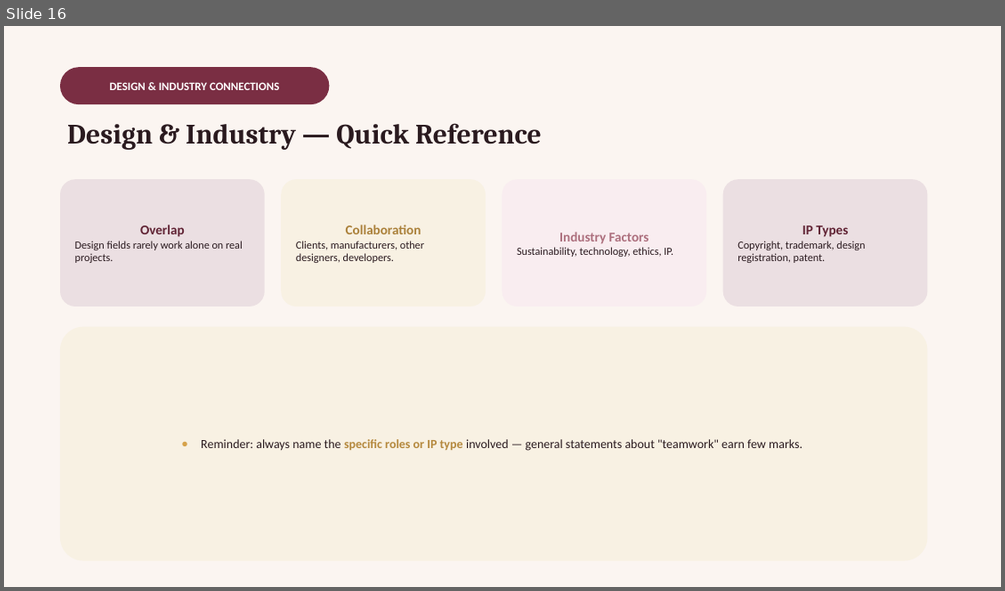
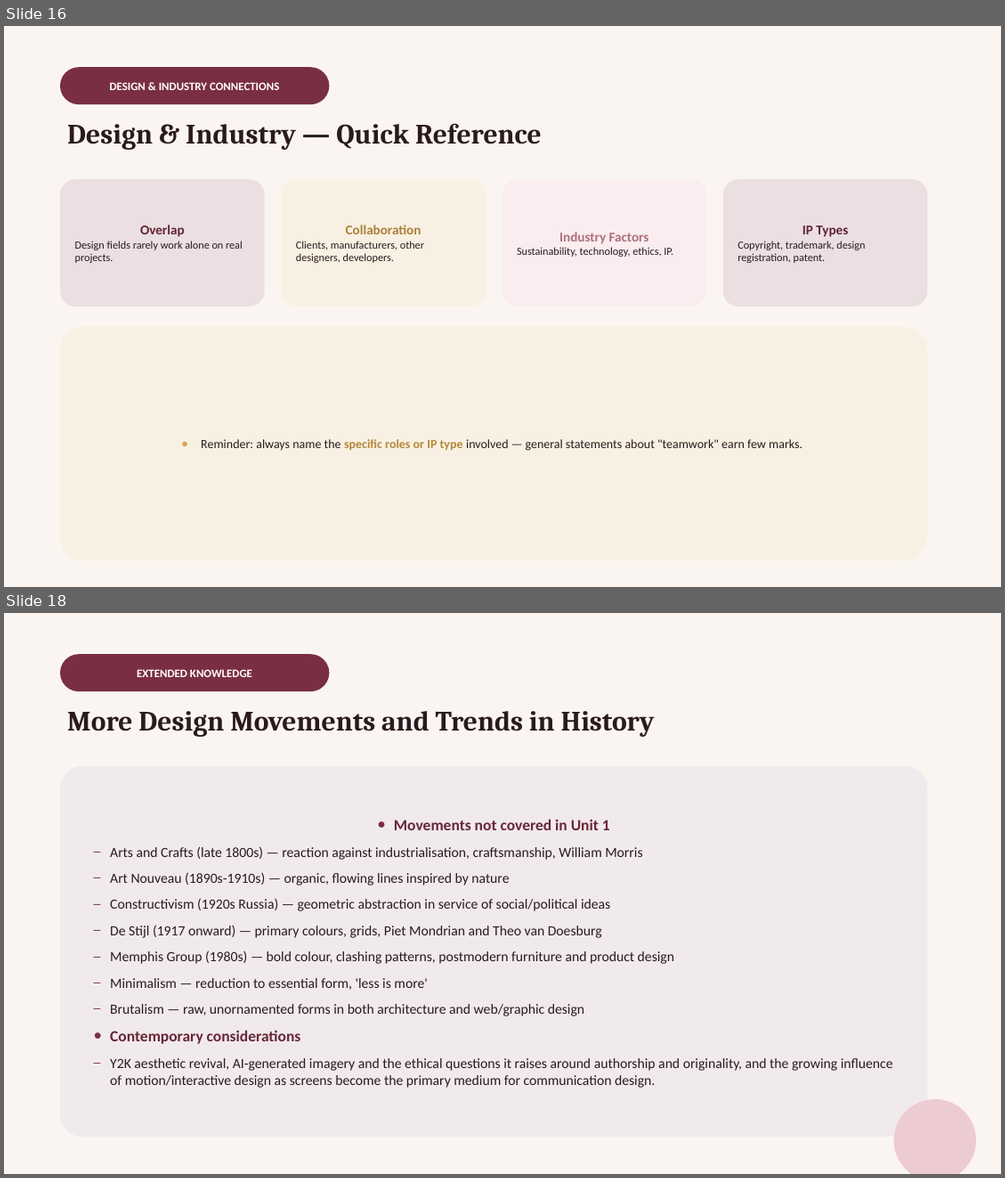
Before and after one commit to melodywyc0710/chuck, a slide deck: teaching-materials/vcd-vce/powerpoint/Unit2-Design-Contexts-and-Connections.pptx. Shown one above the other, each under a label of ours: slide 16 before the commit, slides 16 and 18 after it; the slides between them are not shown. The pictures are 1005x591 and 1005x1178 pixels, drawn with LibreOffice and Linux fonts; fonts in the diff are those of the drawing. Boxes give left, top, right and bottom in pixels: in the first picture for what was removed or moved away, otherwise in the second. Text is boxed around its words. In the diff, an @@ line names an element or a change of style, - is before the commit and + after.

```diff
--- a/teaching-materials/vcd-vce/powerpoint/Unit2-Design-Contexts-and-Connections.pptx
+++ b/teaching-materials/vcd-vce/powerpoint/Unit2-Design-Contexts-and-Connections.pptx
@@ slide 18 added at (4,613,1001,1174), background #FBF5F1 @@
@@ rounded rectangle added at (60,654,329,691), fill #7A2E43, 11 pt, text #FFFFFF, bold @@
+EXTENDED KNOWLEDGE
@@ text added at (67,711,655,737), 27 pt, text #2A1A1F, bold @@
+More Design Movements and Trends in History
@@ rounded rectangle added at (60,766,928,1136), fill #F1EAEC, 13.5 pt, text #2A1A1F @@
+● Movements not covered in Unit 1
+– Arts and Crafts (late 1800s) — reaction against industrialisation, craftsmanship, William Morris
+– Art Nouveau (1890s-1910s) — organic, flowing lines inspired by nature
+– Constructivism (1920s Russia) — geometric abstraction in service of social/political ideas
+– De Stijl (1917 onward) — primary colours, grids, Piet Mondrian and Theo van Doesburg
+– Memphis Group (1980s) — bold colour, clashing patterns, postmodern furniture and product design
+– Minimalism — reduction to essential form, 'less is more'
+– Brutalism — raw, unornamented forms in both architecture and web/graphic design
+● Contemporary considerations
+– Y2K aesthetic revival, AI-generated imagery and the ethical questions it raises around authorship and originality, and the growing influence of motion/interactive design as screens become the primary medium for communication design.
@@ ellipse added at (894,1099,976,1174), fill #EDCBD3 @@
```
Also in this commit, not shown: 9 other slides added, 4 other files.
